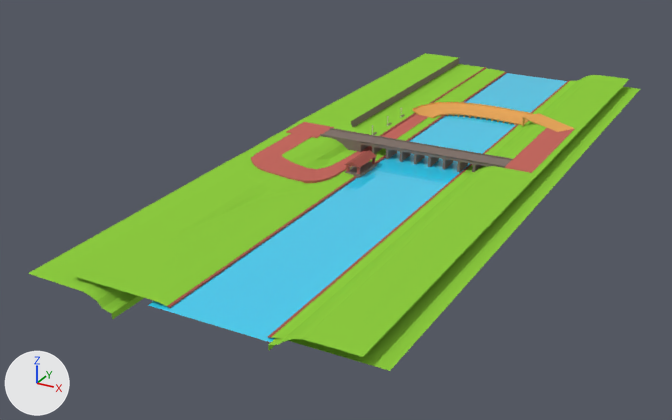
The Blender file public/assets/models/maps/FDL Circuit/geo.blend: old version first, new version second.
Camera for both pictures: a 50 mm lens placed at (442.0, -1019.0, 387.0), pointed at (-47.0, -131.0, -57.0). The lights are fixed; the arrows at lower left show +X, +Y and +Z. The first picture is the older version.

Objects in the first picture: 'Altar Ceil', 'Borders', 'Cube.002', 'Cube.003', 'Cube.004', 'Hill', 'Hill 2', 'Offroad1', 'River', 'Road Bridge', 'Road Bridge NoGap', 'Wall' and 5 more.
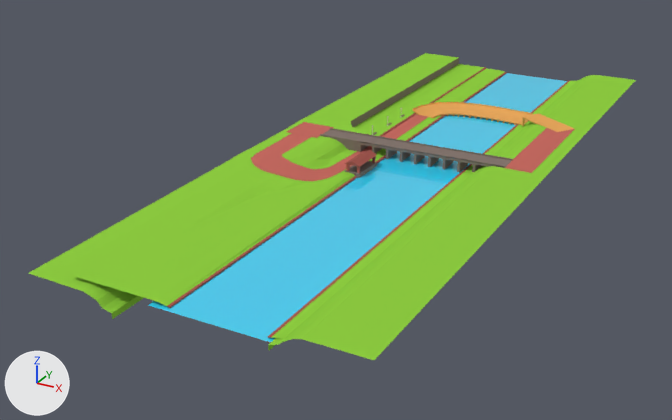
Location of each change, (x1, y1, x2, y2) in pixels of the pictures (672 x 420 px; the box of a moved part takes in the faces that stretch with it):
'Offroad1', reshaped (11% narrower, 10% shorter)
    before: (74, 64, 640, 371)
    after: (74, 64, 577, 339)
'Hill', moved
    before: (28, 123, 348, 319)
    after: (29, 123, 349, 319)
'Altar Ceil', moved
    before: (344, 150, 377, 168)
    after: (344, 149, 377, 167)
part 1 of me_cube_003, moved or reshaped
    both: (74, 64, 503, 306)
part 2 of me_cube_003, deleted
    before: (288, 87, 640, 371)
part 3 of me_cube_009, moved or reshaped
    before: (302, 77, 629, 357)
    after: (302, 77, 636, 360)

Edits to the bpy script that builds the scene:
```text
Change me_cube_003:
    used by ob_offroad1; location = (40.6, 320.5, -1.0); scale = (11.2, 30.0, 4.0)
    remove me_cube_003.from_pydata(...)  # 64 vertices, 41 faces; spans x -13.9..13.9, y -27.0..1.0, z 0.5..1.4
    add me_cube_003.from_pydata(...)  # 68 vertices, 45 faces; spans x -13.9..5.9, y -27.0..1.0, z 0.5..1.6
    me_cube_003 part 1: 13 vertices moved from x -13.9..-5.4, y -20.0..1.0, z 0.8..1.2 to x -13.9..-5.4, y -16.5..1.0, z 1.0..1.4; 10 vertices removed from x -10.6..-4.6, y -20.0..1.0, z 0.5..1.4; 20 vertices added at x -13.9..-4.6, y -27.0..1.0, z 0.5..1.6
    me_cube_003 part 2: 6 vertices removed from x 7.9..13.9, y -27.0..1.0, z 1.0
Change me_cube_009:
    used by ob_hill_2; location = (100.0, -72.6, -1.6); rotation_euler = (0.0, 0.0, -3.142), in degrees (0, 0, -180); scale = (7.72, 426.0, 4.0)
    remove me_cube_009.from_pydata(...)  # 20 vertices, 9 faces; spans x -10.1..0.6, y -1.0..1.0, z -1.0..4.06
    add me_cube_009.from_pydata(...)  # 20 vertices, 9 faces; spans x -11.28..0.6, y -1.0..1.0, z -1.0..4.0
    me_cube_009 part 3
    me_cube_009.vertices[0].co: (-10.1, -1.0, 4.01) -> (-11.28, -1.0, 3.98)  # pixel (629, 79) -> pixel (635, 80)
    me_cube_009.vertices[1].co: (-10.1, 1.0, 4.01) -> (-11.28, 1.0, 3.98)  # pixel (362, 357) -> pixel (374, 360)
    me_cube_009.vertices[10].co: (-6.52, -1.0, 4.06) -> (-6.52, -1.0, 4.0)  # pixel (610, 76)
    me_cube_009.vertices[11].co: (-6.52, 1.0, 4.06) -> (-6.52, 1.0, 4.0)  # pixel (330, 347)
Change ob_hill:
    ob_hill.location: (-52.5, -68.0, -0.2) -> (-52.5, -68.0, 0.0)
Change ob_altar_ceil:
    ob_altar_ceil.location: (-14.9, -129.8, 13.0) -> (-14.9, -129.8, 14.1)
```
